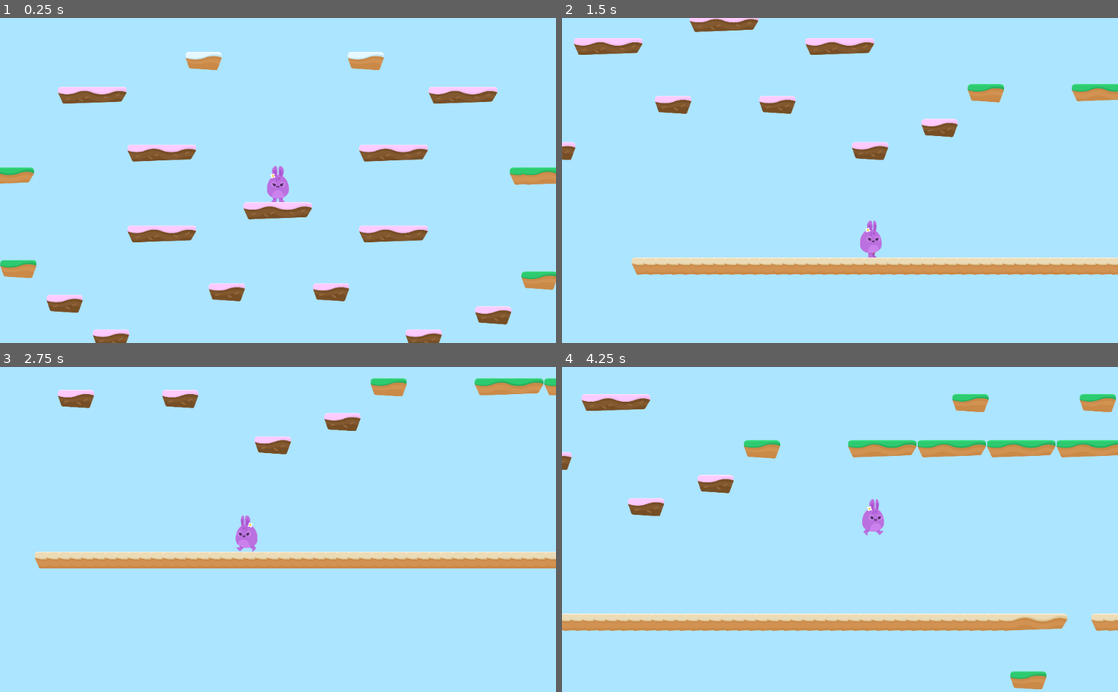
Above: before the commit, frames 1-4 (two rows, left to right).
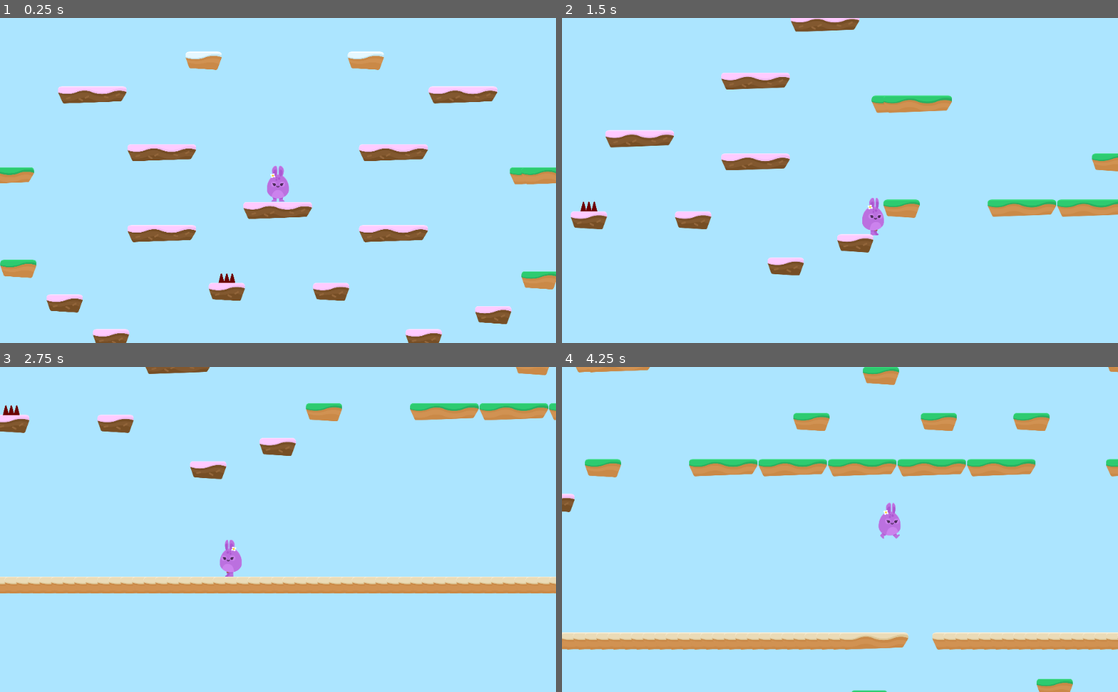
Above: after the commit, the same moments.

Repository: alexandrepeluchi/godot-udemy
Game: Godot game, scene res://Levels/Level1.tscn
Same seed, same stepped clock (60 frames per second), same inputs: the game is played once before the commit and once after it.
Inputs:
- Up to frame 1 (0.25 s): no input
- Up to frame 2 (1.5 s): hold D (right) from 0.53 s (still down); tap W (jump) at 0.77 s
- Up to frame 3 (2.75 s): tap W (jump) at 1.52 s; release D (right) at 2.03 s; hold A (left) from 2.03 s (still down)
- Up to frame 4 (4.25 s): release A (left) at 2.78 s; hold D (right) from 2.78 s (still down); tap W (jump) at 3.02, 3.77 s

The runs differ from the first frame. In frame 1, 1.1% of the frame differs, in the area x 0-100%, y 10-100%; in frame 2, 15%; in frame 3, 15%; in frame 4, 21%, in the area x 0-100%, y 0-100%.

Commit message:
Espinhos causam dano ao jogador

Diff:
--- a/Hoppy Days/Hazards/Hazardz.gd
+++ b/Hoppy Days/Hazards/Hazardz.gd
@@ -1 +1,4 @@
 extends Area2D
+
+func _on_SpikeTop_body_entered(body):
+	body.hurt()
--- a/Hoppy Days/Hazards/SpikeTop.tscn
+++ b/Hoppy Days/Hazards/SpikeTop.tscn
@@ -4,10 +4,13 @@
 [ext_resource path="res://Hazards/Hazardz.gd" type="Script" id=2]
 
 [node name="SpikeTop" type="Area2D"]
+modulate = Color( 0.47451, 0, 0, 1 )
+collision_layer = 4
 script = ExtResource( 2 )
 
 [node name="Sprite" type="Sprite" parent="."]
 texture = ExtResource( 1 )
 
 [node name="CollisionPolygon2D" type="CollisionPolygon2D" parent="."]
-polygon = PoolVector2Array( -33.917, -26.7907, -47.1313, 26.5382, 46.7842, 26.3022, 33.0981, -26.7907, 26.9629, -26.7907, 14.9285, 18.9872, 3.13004, -27.0267, -3.2411, -27.0267, -14.8036, 18.9872, -27.0739, -26.5548 )
+polygon = PoolVector2Array( -47.1313, 26.5382, -32.9731, -27.0267, 33.0981, -26.5548, 47.0202, 26.0662 )
+[connection signal="body_entered" from="." to="." method="_on_SpikeTop_body_entered"]
--- a/Hoppy Days/Levels/Level1.tscn
+++ b/Hoppy Days/Levels/Level1.tscn
@@ -1,15 +1,22 @@
-[gd_scene load_steps=3 format=2]
+[gd_scene load_steps=4 format=2]
 
 [ext_resource path="res://Player/Player.tscn" type="PackedScene" id=1]
 [ext_resource path="res://Levels/Tileset.tres" type="TileSet" id=2]
+[ext_resource path="res://Hazards/SpikeTop.tscn" type="PackedScene" id=3]
 
 [node name="Level1" type="Node2D"]
 
 [node name="Player" parent="." instance=ExtResource( 1 )]
 position = Vector2( 511.814, 233.636 )
+collision_mask = 6
 
 [node name="TileMap" type="TileMap" parent="."]
 tile_set = ExtResource( 2 )
 collision_layer = 2
 format = 1
 tile_data = PoolIntArray( -786425, 7, 0, -458752, 7, 0, -458738, 7, 0, -196619, 0, 0, -262123, 0, 0, 149, 5, 0, 131067, …(3167 unchanged characters)…
+
+[node name="Hazards" type="Node" parent="."]
+
+[node name="SpikeTop" parent="Hazards" instance=ExtResource( 3 )]
+position = Vector2( 229.306, 806.35 )
--- a/Hoppy Days/Player/Player.gd
+++ b/Hoppy Days/Player/Player.gd
@@ -1,11 +1,12 @@
 extends KinematicBody2D
 
 var motion = Vector2(0, 0)
+var lives = 3
 
-const SPEED = 1000
-const GRAVITY = 100
+const SPEED = 1500
+const GRAVITY = 150
 const UP = Vector2(0 ,-1)
-const JUMP_SPEED = 2250
+const JUMP_SPEED = 3100
 const WORLD_LIMIT = 4500
 
 signal animate
@@ -44,3 +45,11 @@
 
 func end_game():
 	get_tree().change_scene("res://Levels/GameOver.tscn")
+
+func hurt():
+	position.y -= 1
+	yield(get_tree(), "idle_frame")
+	motion.y -= JUMP_SPEED
+	lives -= 1
+	if lives < 0:
+		end_game()
--- a/Hoppy Days/project.godot
+++ b/Hoppy Days/project.godot
@@ -42,6 +42,7 @@
 
 2d_physics/layer_1="Player"
 2d_physics/layer_2="Terrain"
+2d_physics/layer_3="Hazards"
 
 [rendering]
 
